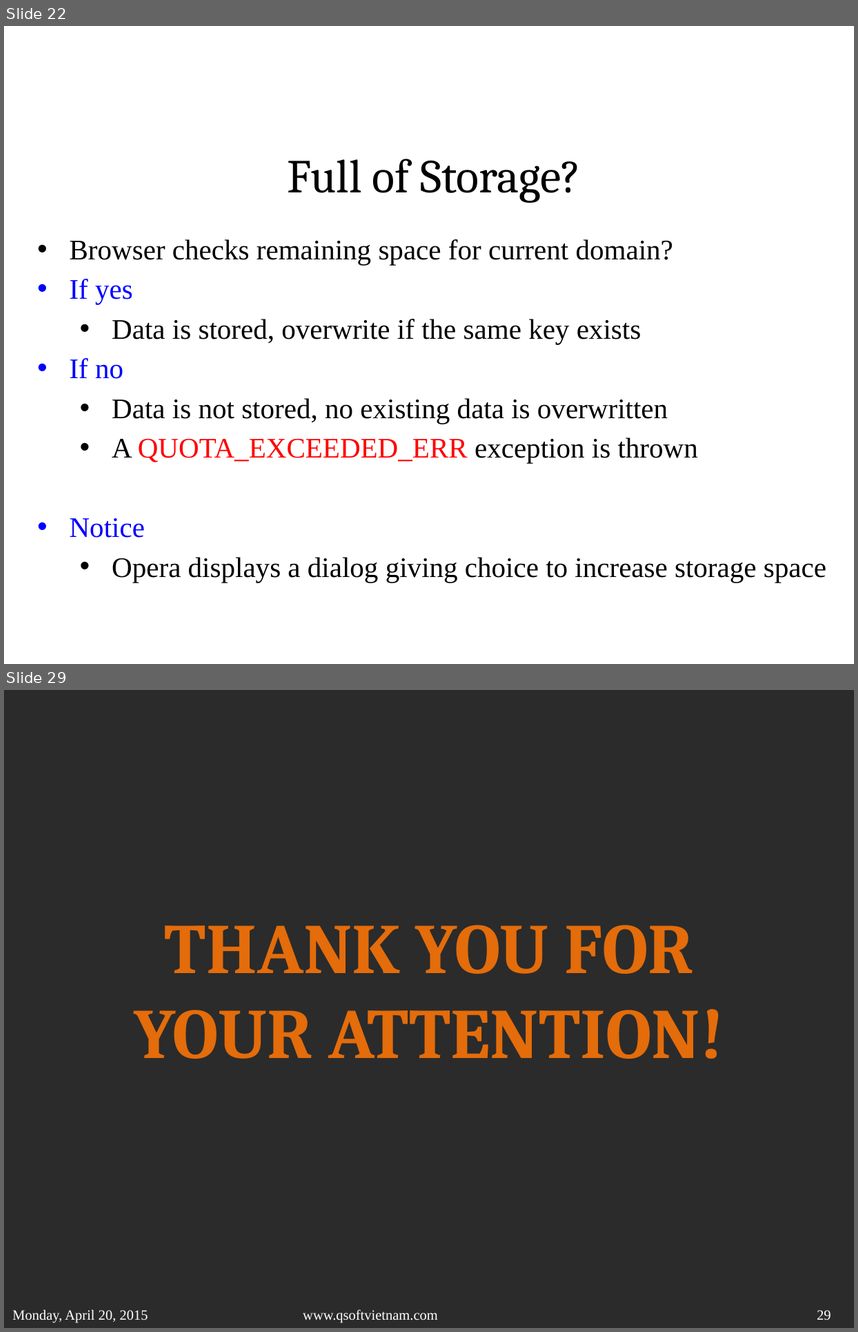
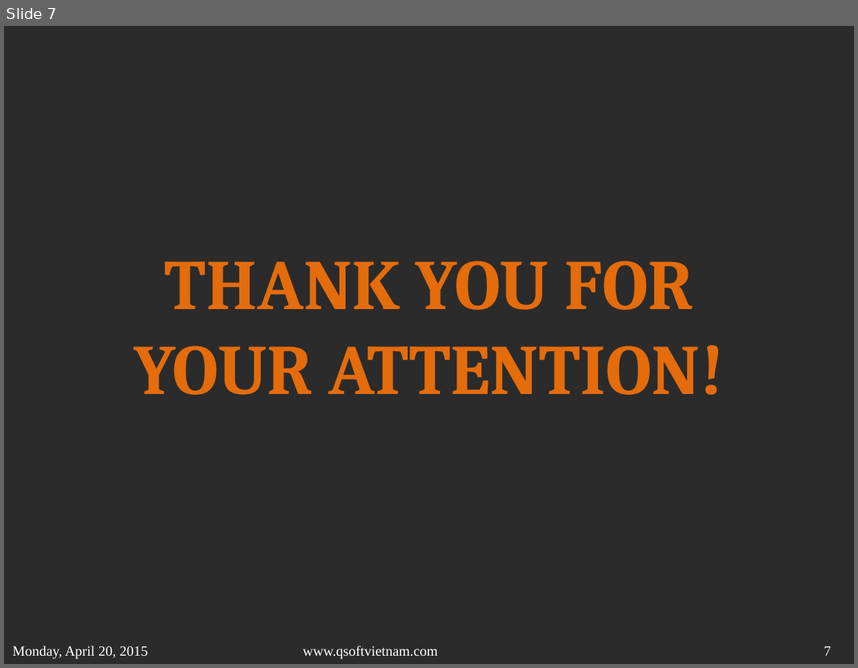
Before and after one commit to sonvq-qsoftvn/sqlinjection, a slide deck: QSoftVietnam_SlideTemplate2014- Sonvq.pptx. Shown one above the other, each under a label of ours: slides 22 and 29 before the commit, slide 7 after it; the slides between them are not shown. The pictures are 858x1332 and 858x668 pixels, drawn with LibreOffice and Linux fonts; fonts in the diff are those of the drawing; background and template pictures are left out; a plain dark background stands for a picture behind light text. Boxes give left, top, right and bottom in pixels: in the first picture for what was removed or moved away, otherwise in the second. Text is boxed around its words. In the diff, an @@ line names an element or a change of style, - is before the commit and + after.

Commit message:
commit slide

```diff
--- a/QSoftVietnam_SlideTemplate2014- Sonvq.pptx
+++ b/QSoftVietnam_SlideTemplate2014- Sonvq.pptx
@@ slide 22 removed at [4, 26, 854, 664], background picture (left out) @@
@@ text removed at [288, 158, 581, 203] @@
-Full of Storage?
@@ text removed at [70, 239, 826, 582] @@
-• Browser checks remaining space for current domain?
-• If yes
-  • Data is stored, overwrite if the same key exists
-• If no
-  • Data is not stored, no existing data is overwritten
-  • A QUOTA_EXCEEDED_ERR exception is thrown
-• Notice
-  • Opera displays a dialog giving choice to increase storage space
@@ text removed at [4, 633, 202, 664] @@
-Monday, April 20, 2015
@@ text removed at [294, 633, 564, 664] @@
-www.qsoftvietnam.com
@@ page number removed at [642, 633, 840, 664] @@
-22
@@ what was slide 29 is now slide 7 @@
@@ page number at [824, 646, 831, 655]: text changed @@
-29
+7
```
Also in this commit, not shown: 6 slides changed, 21 other slides removed.
